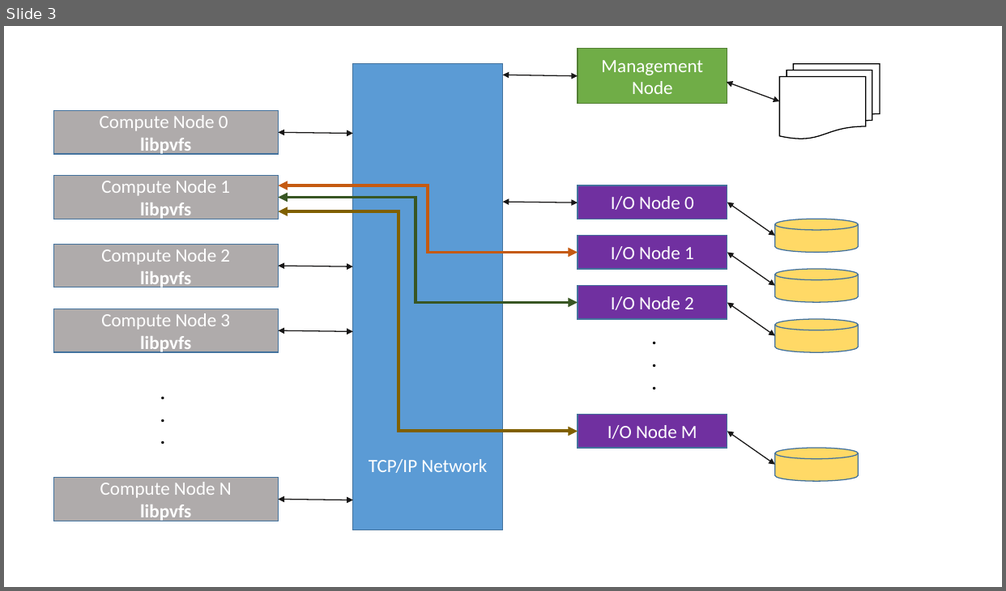
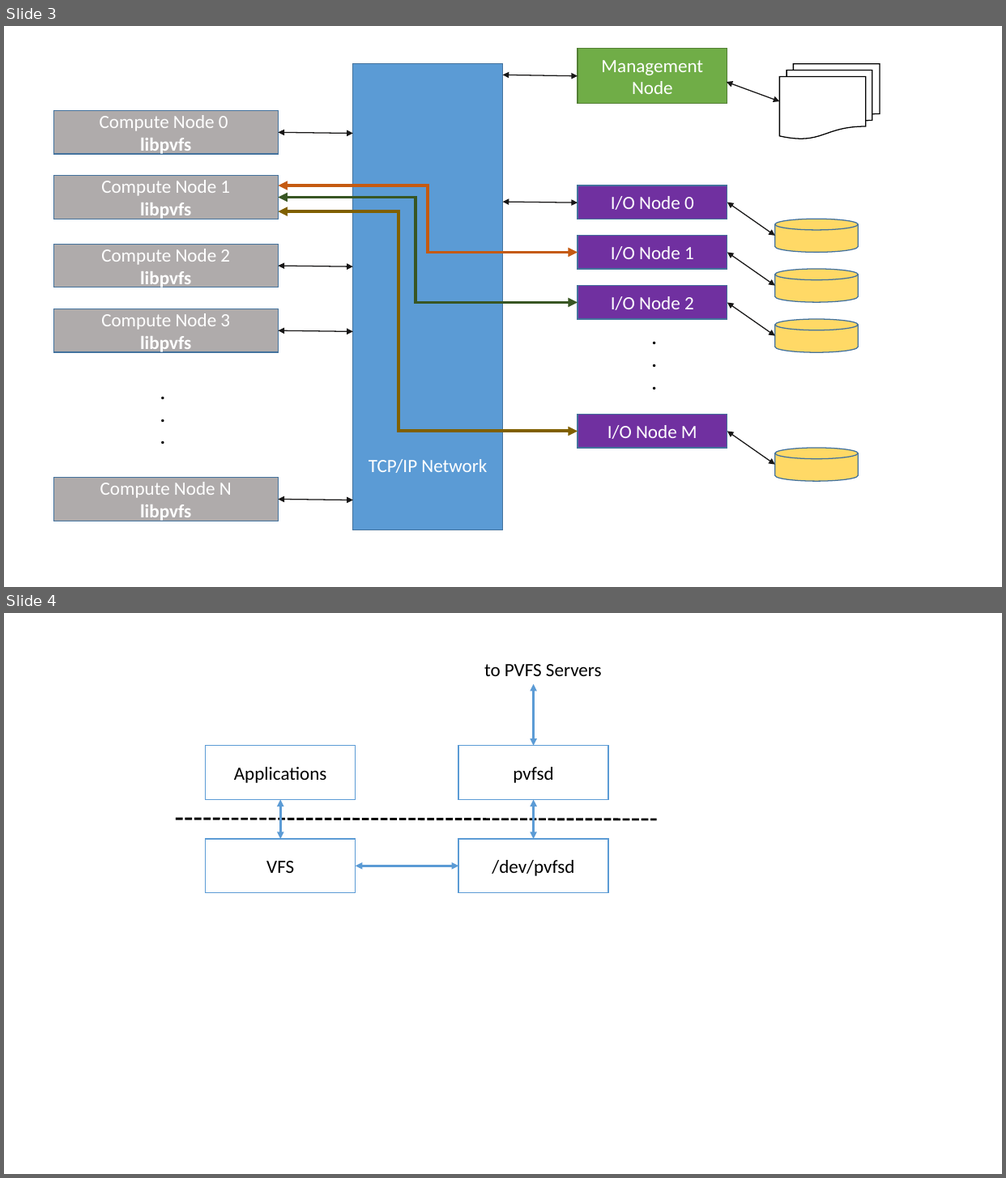
Before and after one commit to linhbngo/Distributed-and-Cluster-Computing, a slide deck: slides/PVFS.pptx. Shown one above the other, each under a label of ours: slide 3 before the commit, slides 3 and 4 after it. The pictures are 1006x591 and 1006x1178 pixels, drawn with LibreOffice and Linux fonts; fonts in the diff are those of the drawing. Boxes give left, top, right and bottom in pixels: in the first picture for what was removed or moved away, otherwise in the second. Text is boxed around its words. In the diff, an @@ line names an element or a change of style, - is before the commit and + after.

Commit message:
minor edits

```diff
--- a/slides/PVFS.pptx
+++ b/slides/PVFS.pptx
@@ slide 4 added at bbox=[4, 613, 1002, 1174], background #FFFFFF @@
@@ group added at bbox=[176, 664, 657, 893]: 4 rectangles, 4 double arrows, 1 line, 1 text @@
+Applications
+VFS
+pvfsd
+/dev/pvfsd
+to PVFS Servers
```
